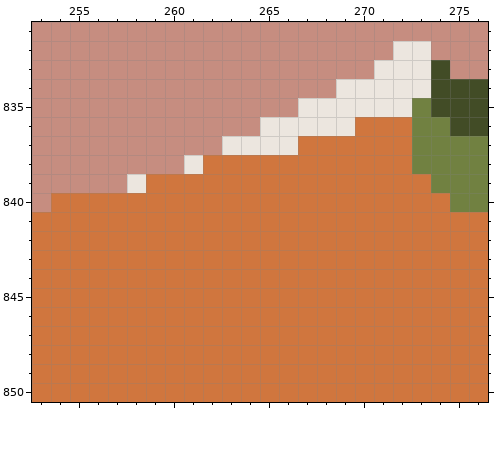
Pixel-art file: Box of Curiosity/ArtAssets/Concept/Affisch.aseprite. The picture above was drawn from the file before the commit.
800x1200 pixels, 1 frame. Shown: x 253..276, y 831..850. The commit also changed other parts of the picture, which this record leaves out.
Once edited:
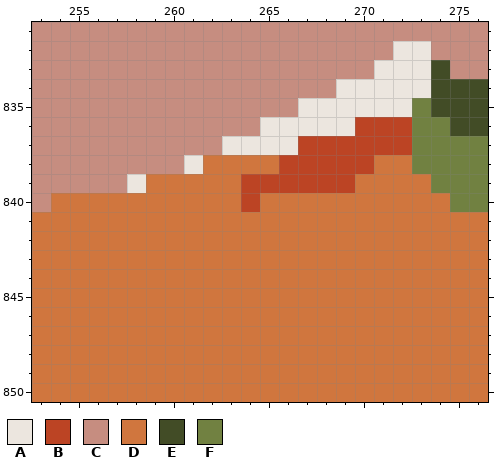
Palette (. is transparent): A #ece6df  B #bc4424  C #c68d80  D #d0763e  E #424c26  F #718141
Change:
Layer "Shade":
Colour B replaces colour D in row 836 at x 270 to 272; in row 837 at x 267 to 272; in row 838 at x 266 to 270; in row 839 at x 264 to 269; in row 840 at x 264.
Where, in picture pixels (left, top, right, bottom), the same in both pictures:
changed: (241, 117, 412, 212)
